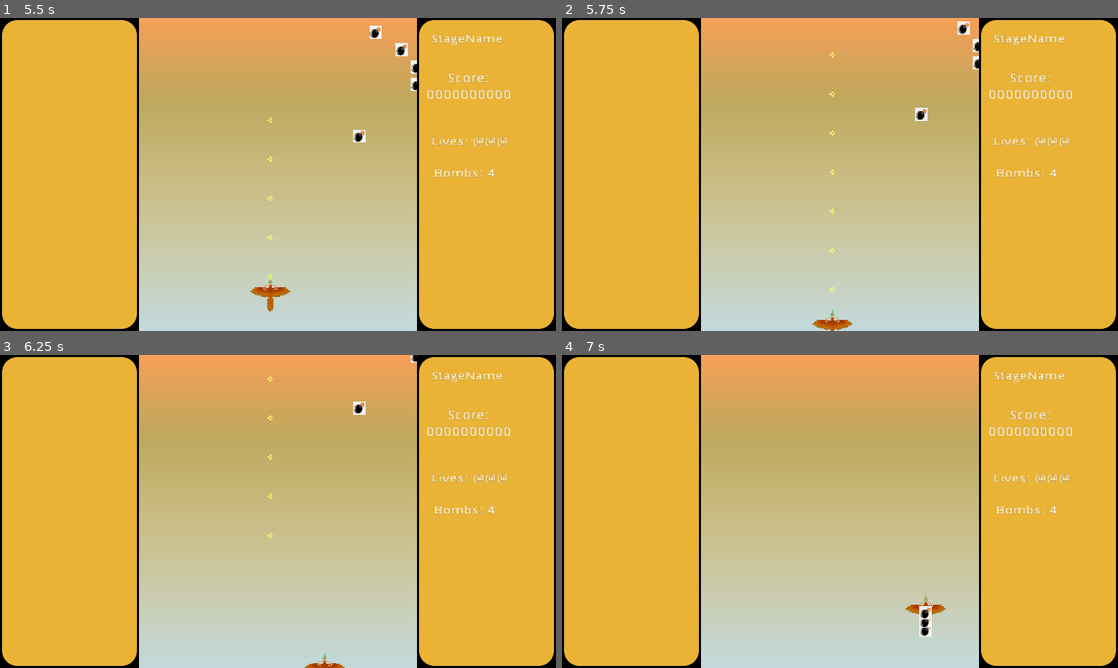
Above: before the commit, frames 1-4 (two rows, left to right).
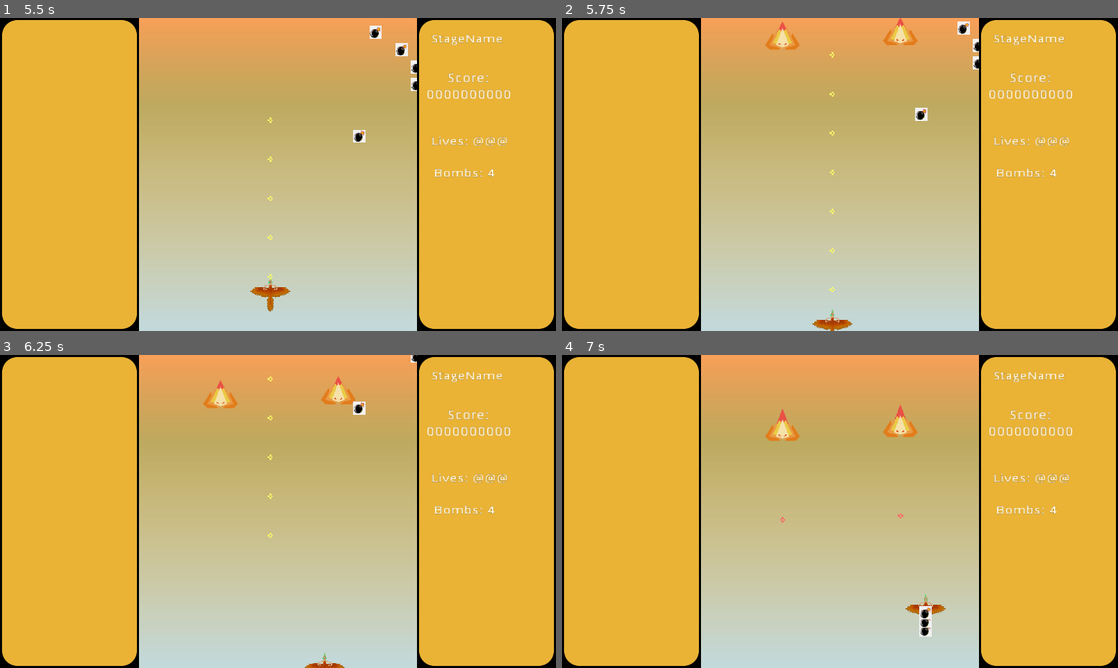
Above: after the commit, the same moments.

Repository: kyperbelt/MetalBurstPGJ
Game: Godot game, scene res://Prefabs/Stages/TestStage2.tscn
Same seed, same stepped clock (60 frames per second), same inputs: the game is played once before the commit and once after it. This scene is started directly instead of the project's main scene.
Inputs:
- Up to frame 1 (5.5 s): tap Enter (ui_accept) at 0.5, 0.77, 1.52, 2, 3.02, 3.77, 4.52 s; hold D (move_right) 0.53-1.28 s; hold Space (fire) 0.53-1.28 s; hold S (move_down) 1.28-2.03 s; tap Shift (move_slower) at 1.35 s; hold D (move_right) 2.03-2.78 s; hold X (player_bomb) 2.03-2.78 s; hold W (move_up) 2.78-3.53 s; tap Space (fire) at 2.85 s; hold Shift (move_slower) 3.53-4.28 s; hold A (move_left) 3.53-5.03 s; tap X (player_bomb) at 4.35 s; hold S (move_down) from 5.03 s (still down); hold Space (fire) from 5.03 s (still down)
- Up to frame 2 (5.75 s): keep holding S (move_down); keep holding Space (fire)
- Up to frame 3 (6.25 s): release S (move_down) at 5.78 s; release Space (fire) at 5.78 s; hold D (move_right) from 5.78 s (still down); tap Shift (move_slower) at 5.85 s; tap Enter (ui_accept) at 6.02 s
- Up to frame 4 (7 s): release D (move_right) at 6.53 s; hold W (move_up) from 6.53 s (still down); hold X (player_bomb) from 6.53 s (still down); tap Enter (ui_accept) at 6.77 s

Frame 1 is identical in both runs. In frame 2, 0.5% of the frame differs, in the area x 36-64%, y 0-11%; in frame 3, 0.5%; in frame 4, 0.7%, in the area x 36-64%, y 15-54%.

Commit message:
FillingOutTestStage2 (part 2)
-Managed to integrate Stage Director with assistance from @kyperbelt.

Diff:
--- a/MetalBurstGame/Prefabs/Stages/TestStage.tscn
+++ b/MetalBurstGame/Prefabs/Stages/TestStage.tscn
@@ -9,7 +9,6 @@
 [ext_resource path="res://Prefabs/System/StageDirector/Events/SpawnEvent.tscn" type="PackedScene" id=7]
 [ext_resource path="res://Prefabs/System/StageDirector/Events/EndStageEvent.tscn" type="PackedScene" id=8]
 [ext_resource path="res://Prefabs/Screens/GameOverScreen.tscn" type="PackedScene" id=9]
-
 
 [sub_resource type="Gradient" id=1]
 
@@ -36,14 +35,8 @@
 
 [node name="StageDirector" parent="." instance=ExtResource( 6 )]
 position = Vector2( 640, 0 )
-G_U_I_D_E_S = ""
-show_timeline = true
 hatch_marks = 10
-show_bounds = true
-bounds_color = Color( 1, 0, 0, 1 )
-T_U_N_I_N_G = ""
 duration = 30.0
-D_E_P_E_N_D_E_N_C_Y = ""
 LevelScene = NodePath("../Level")
 
 [node name="END" parent="StageDirector" index="1"]
@@ -52,11 +45,7 @@
 
 [node name="SpawnEvent" parent="StageDirector" instance=ExtResource( 7 )]
 position = Vector2( -149.244, -454.257 )
-B_A_S_E = ""
 event_time = 7.37602
-P_O_S_I_T_O_N = ""
-override_time = false
-S_P_A_W_N = ""
 spawn_x = -149.244
 
 [node name="Enemy4" parent="StageDirector/SpawnEvent" groups=[
@@ -66,11 +55,7 @@
 
 [node name="SpawnEvent4" parent="StageDirector" instance=ExtResource( 7 )]
 position = Vector2( 117.436, -234.839 )
-B_A_S_E = ""
 event_time = 3.81321
-P_O_S_I_T_O_N = ""
-override_time = false
-S_P_A_W_N = ""
 spawn_x = 117.436
 
 [node name="Enemy4" parent="StageDirector/SpawnEvent4" groups=[
@@ -110,11 +95,7 @@
 
 [node name="SpawnEvent2" parent="StageDirector" instance=ExtResource( 7 )]
 position = Vector2( 166.06, -931.796 )
-B_A_S_E = ""
 event_time = 15.1301
-P_O_S_I_T_O_N = ""
-override_time = false
-S_P_A_W_N = ""
 spawn_x = 166.06
 
 [node name="Enemy4" parent="StageDirector/SpawnEvent2" groups=[
@@ -124,11 +105,7 @@
 
 [node name="SpawnEvent3" parent="StageDirector" instance=ExtResource( 7 )]
 position = Vector2( 123.597, -483.541 )
-B_A_S_E = ""
 event_time = 7.85152
-P_O_S_I_T_O_N = ""
-override_time = false
-S_P_A_W_N = ""
 spawn_x = 123.597
 
 [node name="Enemy4" parent="StageDirector/SpawnEvent3" groups=[
--- a/MetalBurstGame/Prefabs/Stages/TestStage2.tscn
+++ b/MetalBurstGame/Prefabs/Stages/TestStage2.tscn
@@ -1,10 +1,13 @@
-[gd_scene load_steps=6 format=2]
+[gd_scene load_steps=9 format=2]
 
 [ext_resource path="res://Assets/Screens/UItestA.png" type="Texture" id=1]
 [ext_resource path="res://Prefabs/System/Level.tscn" type="PackedScene" id=2]
 [ext_resource path="res://Prefabs/Backgrounds/PropaneBG.tscn" type="PackedScene" id=3]
 [ext_resource path="res://Prefabs/Screens/InformationDisplay.tscn" type="PackedScene" id=4]
 [ext_resource path="res://Assets/Audio/BGM/MB_stage2_music.wav" type="AudioStream" id=5]
+[ext_resource path="res://Prefabs/System/StageDirector/StageDirector.tscn" type="PackedScene" id=6]
+[ext_resource path="res://Prefabs/System/StageDirector/Events/SpawnEvent.tscn" type="PackedScene" id=7]
+[ext_resource path="res://Prefabs/Enemies/EmberA.tscn" type="PackedScene" id=8]
 
 [node name="RootNode" type="Node"]
 
@@ -24,3 +27,49 @@
 
 [node name="InformationDisplay" parent="Level" instance=ExtResource( 4 )]
 light_mask = 0
+
+[node name="StageDirector" parent="." instance=ExtResource( 6 )]
+position = Vector2( 640, 0 )
+hatch_marks = 12
+duration = 130.0
+LevelScene = NodePath("../Level")
+
+[node name="END" parent="StageDirector" index="1"]
+position = Vector2( 1002.84, -4092.21 )
+
+[node name="20 sec" parent="StageDirector" instance=ExtResource( 7 )]
+position = Vector2( -1.58667, -632.412 )
+event_time = 20.0903
+spawn_x = -1.58667
+
+[node name="15sec" parent="StageDirector" instance=ExtResource( 7 )]
+position = Vector2( 0, -476.144 )
+event_time = 15.126
+
+[node name="10 sec" parent="StageDirector" instance=ExtResource( 7 )]
+position = Vector2( 0, -314.303 )
+event_time = 9.98466
+
+[node name="Enemy" parent="StageDirector/10 sec" instance=ExtResource( 8 )]
+position = Vector2( -73.662, -50.7736 )
+
+[node name="Enemy2" parent="StageDirector/10 sec" instance=ExtResource( 8 )]
+position = Vector2( 78.6592, -42.8401 )
+
+[node name="Enemy3" parent="StageDirector/10 sec" instance=ExtResource( 8 )]
+position = Vector2( 223.047, -130.108 )
+
+[node name="Enemy4" parent="StageDirector/10 sec" instance=ExtResource( 8 )]
+position = Vector2( -213.29, -134.868 )
+
+[node name="5sec" parent="StageDirector" instance=ExtResource( 7 )]
+position = Vector2( 0, -174.675 )
+event_time = 5.54901
+
+[node name="Enemy" parent="StageDirector/5sec" instance=ExtResource( 8 )]
+position = Vector2( 138.953, 7.93347 )
+
+[node name="Enemy2" parent="StageDirector/5sec" instance=ExtResource( 8 )]
+position = Vector2( -132.369, 17.4536 )
+
+[editable path="StageDirector"]
